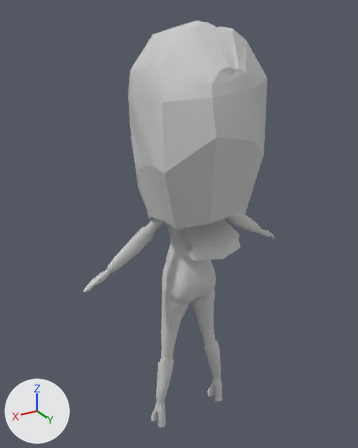
Two versions of the FBX model Assets/Character_Sacrifice.FBX, one commit apart.
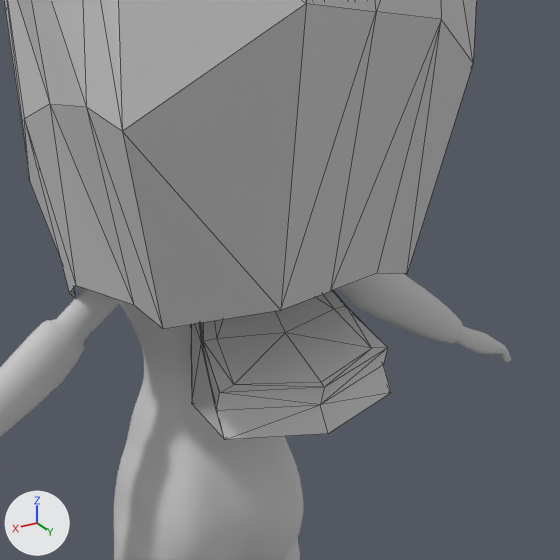
Each version appears first whole from a 50 mm camera at (1.067, 1.644, 1.908) aimed at (0.036, -0.074, 1.049), and next in a close-up on the part from 36% to 81% of the width and 30% to 66% of the height. The lights are fixed; the arrows at lower left show +X, +Y and +Z. The close-ups show mesh edges as thin lines. Where no turn or scale is listed for an object, it has been applied to the vertices.
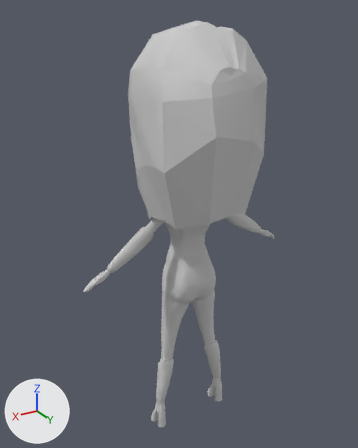
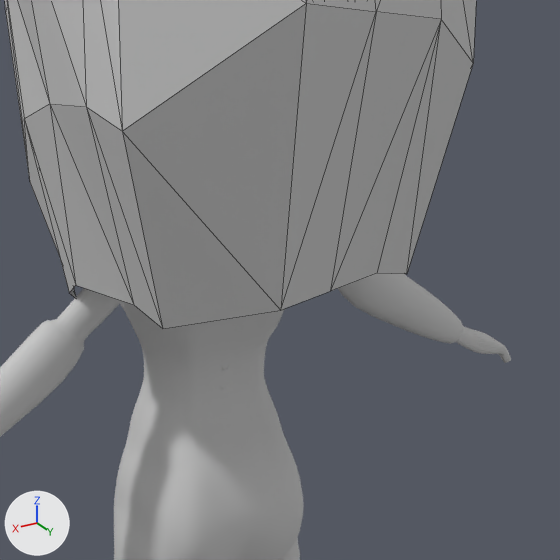
Boxes (x1, y1, x2, y2) around the edits, measured in the close-ups (560 x 560 px):
'Box003', deleted: before (191, 290, 391, 439)

The change, as a list of edits to the scene's bpy script:
```text
Remove ob_box003:
    ob_box003 = bpy.data.objects.new('Box003', me_mesh_002)
    ob_box003.location = (0.0, 0.056, 1.107)
```
